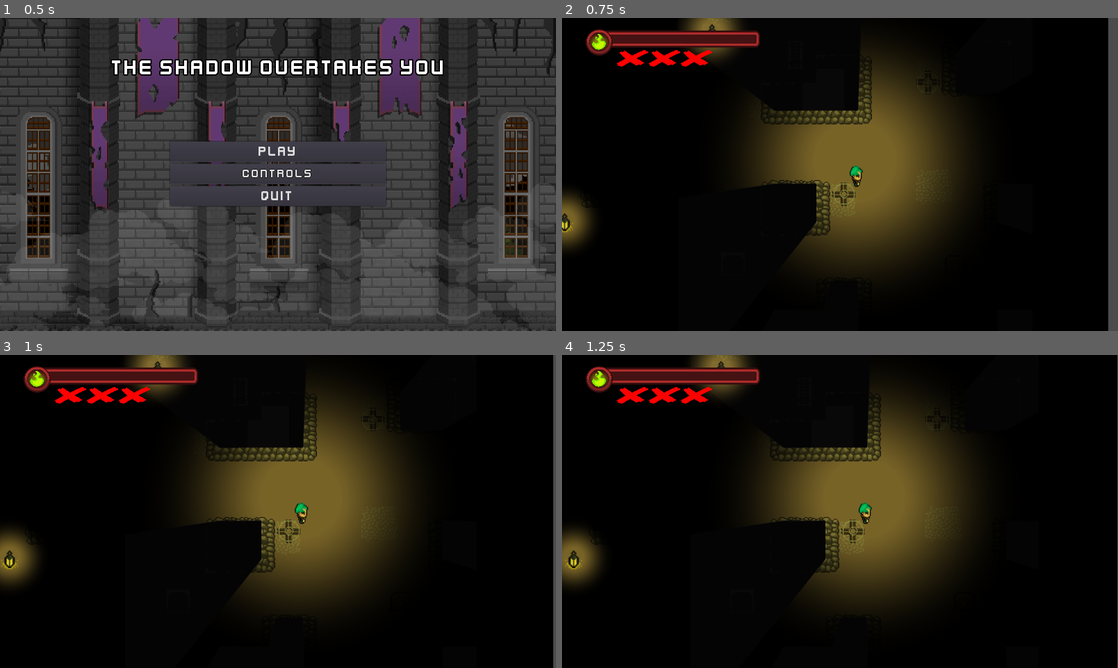
Above: before the commit, frames 1-4 (two rows, left to right).
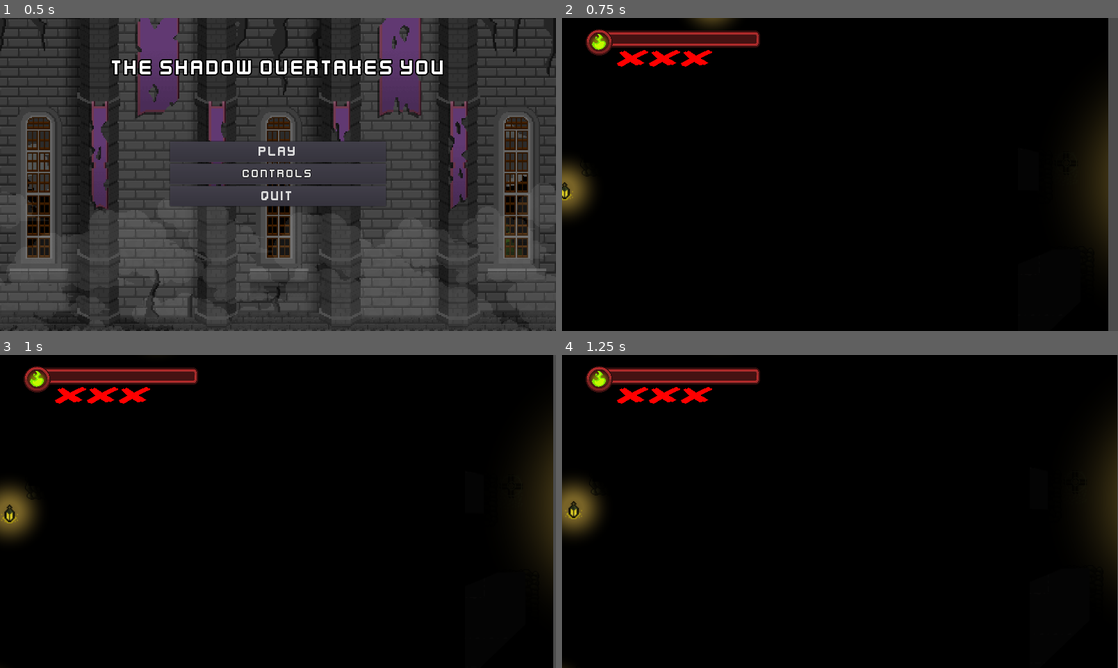
Above: after the commit, the same moments.

Repository: JoseM98/TheShadowOvertakesYou
Game: Godot game, scene res://Scenes/Menus/MainMenu.tscn
The game is run twice, just before and just after one commit, with the same random seed, the same clock (stepped at 60 frames per second) and the same inputs.
Inputs:
- Up to frame 1 (0.5 s): no input
- Up to frame 2 (0.75 s): click "PLAY" at 0.5 s
- Up to frame 3 (1 s): no input
- Up to frame 4 (1.25 s): no input

Frame 1 is identical in both runs. In frame 2, 22% of the frame differs, in the area x 0-99%, y 0-82%; in frame 3, 22%, in the area x 0-100%, y 0-82%; in frame 4, 22%.

Commit message:
v0.21 - character spawn

Diff:
--- a/TheShadowOvertakesYou/Scenes/Character.tscn
+++ b/TheShadowOvertakesYou/Scenes/Character.tscn
@@ -5,111 +5,111 @@
 [ext_resource path="res://Assets/light2D.png" type="Texture" id=3]
 [ext_resource path="res://Scenes/Mark.tscn" type="PackedScene" id=4]
 
-[sub_resource type="RectangleShape2D" id=1]
-extents = Vector2( 9.36267, 11.4185 )
+[sub_resource type="AtlasTexture" id=1]
+flags = 4
+atlas = ExtResource( 1 )
+region = Rect2( 31, 93, 31, 31 )
 
 [sub_resource type="AtlasTexture" id=2]
 flags = 4
 atlas = ExtResource( 1 )
-region = Rect2( 31, 93, 31, 31 )
+region = Rect2( 0, 93, 31, 31 )
 
 [sub_resource type="AtlasTexture" id=3]
 flags = 4
 atlas = ExtResource( 1 )
-region = Rect2( 0, 93, 31, 31 )
+region = Rect2( 93, 93, 31, 31 )
 
 [sub_resource type="AtlasTexture" id=4]
 flags = 4
 atlas = ExtResource( 1 )
-region = Rect2( 93, 93, 31, 31 )
+region = Rect2( 62, 93, 31, 31 )
 
 [sub_resource type="AtlasTexture" id=5]
 flags = 4
 atlas = ExtResource( 1 )
-region = Rect2( 62, 93, 31, 31 )
+region = Rect2( 31, 62, 31, 31 )
 
 [sub_resource type="AtlasTexture" id=6]
 flags = 4
 atlas = ExtResource( 1 )
-region = Rect2( 31, 0, 31, 31 )
+region = Rect2( 0, 62, 31, 31 )
 
 [sub_resource type="AtlasTexture" id=7]
 flags = 4
 atlas = ExtResource( 1 )
-region = Rect2( 0, 0, 31, 31 )
+region = Rect2( 93, 62, 31, 31 )
 
 [sub_resource type="AtlasTexture" id=8]
 flags = 4
 atlas = ExtResource( 1 )
-region = Rect2( 93, 0, 31, 31 )
+region = Rect2( 62, 62, 31, 31 )
 
 [sub_resource type="AtlasTexture" id=9]
 flags = 4
 atlas = ExtResource( 1 )
-region = Rect2( 62, 0, 31, 31 )
+region = Rect2( 31, 0, 31, 31 )
 
 [sub_resource type="AtlasTexture" id=10]
 flags = 4
 atlas = ExtResource( 1 )
-region = Rect2( 31, 31, 31, 31 )
+region = Rect2( 0, 0, 31, 31 )
 
 [sub_resource type="AtlasTexture" id=11]
 flags = 4
 atlas = ExtResource( 1 )
-region = Rect2( 0, 31, 31, 31 )
+region = Rect2( 93, 0, 31, 31 )
 
 [sub_resource type="AtlasTexture" id=12]
 flags = 4
 atlas = ExtResource( 1 )
-region = Rect2( 93, 31, 31, 31 )
+region = Rect2( 62, 0, 31, 31 )
 
 [sub_resource type="AtlasTexture" id=13]
 flags = 4
 atlas = ExtResource( 1 )
-region = Rect2( 62, 31, 31, 31 )
+region = Rect2( 31, 31, 31, 31 )
 
 [sub_resource type="AtlasTexture" id=14]
 flags = 4
 atlas = ExtResource( 1 )
-region = Rect2( 31, 62, 31, 31 )
+region = Rect2( 0, 31, 31, 31 )
 
 [sub_resource type="AtlasTexture" id=15]
 flags = 4
 atlas = ExtResource( 1 )
-region = Rect2( 0, 62, 31, 31 )
+region = Rect2( 93, 31, 31, 31 )
 
 [sub_resource type="AtlasTexture" id=16]
 flags = 4
 atlas = ExtResource( 1 )
-region = Rect2( 93, 62, 31, 31 )
+region = Rect2( 62, 31, 31, 31 )
 
-[sub_resource type="AtlasTexture" id=17]
-flags = 4
-atlas = ExtResource( 1 )
-region = Rect2( 62, 62, 31, 31 )
-
-[sub_resource type="SpriteFrames" id=18]
+[sub_resource type="SpriteFrames" id=17]
 animations = [ {
-"frames": [ SubResource( 2 ), SubResource( 3 ), SubResource( 4 ), SubResource( 5 ) ],
+"frames": [ SubResource( 1 ), SubResource( 2 ), SubResource( 3 ), SubResource( 4 ) ],
 "loop": true,
 "name": "walk_up",
 "speed": 4.0
 }, {
-"frames": [ SubResource( 6 ), SubResource( 7 ), SubResource( 8 ), SubResource( 9 ) ],
+"frames": [ SubResource( 5 ), SubResource( 6 ), SubResource( 7 ), SubResource( 8 ) ],
+"loop": true,
+"name": "walk_right",
+"speed": 4.0
+}, {
+"frames": [ SubResource( 9 ), SubResource( 10 ), SubResource( 11 ), SubResource( 12 ) ],
 "loop": true,
 "name": "walk_down",
 "speed": 4.0
 }, {
-"frames": [ SubResource( 10 ), SubResource( 11 ), SubResource( 12 ), SubResource( 13 ) ],
+"frames": [ SubResource( 13 ), SubResource( 14 ), SubResource( 15 ), SubResource( 16 ) ],
 "loop": true,
 "name": "walk_left",
 "speed": 4.0
-}, {
-"frames": [ SubResource( 14 ), SubResource( 15 ), SubResource( 16 ), SubResource( 17 ) ],
-"loop": true,
-"name": "walk_right",
-"speed": 4.0
 } ]
+
+[sub_resource type="RectangleShape2D" id=18]
+extents = Vector2( 9.36267, 7.25119 )
 
 [node name="Character" type="KinematicBody2D"]
 position = Vector2( 489.317, 326.604 )
@@ -119,10 +119,6 @@
 Mark = ExtResource( 4 )
 speed = 5000
 light_decrement = 0.03
-
-[node name="CollisionShape2D" type="CollisionShape2D" parent="."]
-position = Vector2( 0.594604, 2.67572 )
-shape = SubResource( 1 )
 
 [node name="Light2D" type="Light2D" parent="."]
 position = Vector2( 0, -2.51978 )
@@ -134,8 +130,8 @@
 shadow_filter = 5
 
 [node name="AnimatedSprite" type="AnimatedSprite" parent="."]
-frames = SubResource( 18 )
-animation = "walk_right"
+frames = SubResource( 17 )
+animation = "walk_down"
 
 [node name="Camera2D" type="Camera2D" parent="."]
 current = true
@@ -146,3 +142,7 @@
 limit_bottom = 768
 limit_smoothed = true
 smoothing_enabled = true
+
+[node name="CollisionShape2D" type="CollisionShape2D" parent="."]
+position = Vector2( 0.396118, 7.04108 )
+shape = SubResource( 18 )
--- a/TheShadowOvertakesYou/Scripts/Maps/LevelComplete.gd
+++ b/TheShadowOvertakesYou/Scripts/Maps/LevelComplete.gd
@@ -72,6 +72,12 @@
 			pos.x += incrPos
 		pos.y += incrPos
 
+	# character position
+	var col_i = rng.randi_range(1,numCols)
+	var row_i = rng.randi_range(1,numFiles)
+	$Main.get_node("Character").position = Vector2((256*row_i)-128 ,(256*col_i)-128)
+
+
 	var door = exit_door.instance()
 	door.position = Vector2(rng.randf_range(x_limit.x,x_limit.y),rng.randf_range(y_limit.x,y_limit.y))
 	var character_pos = $Main.get_node("Character").position
Not shown: 3 places in TheShadowOvertakesYou/Scenes/Menus/MainMenu.tscn that only renumber resources
